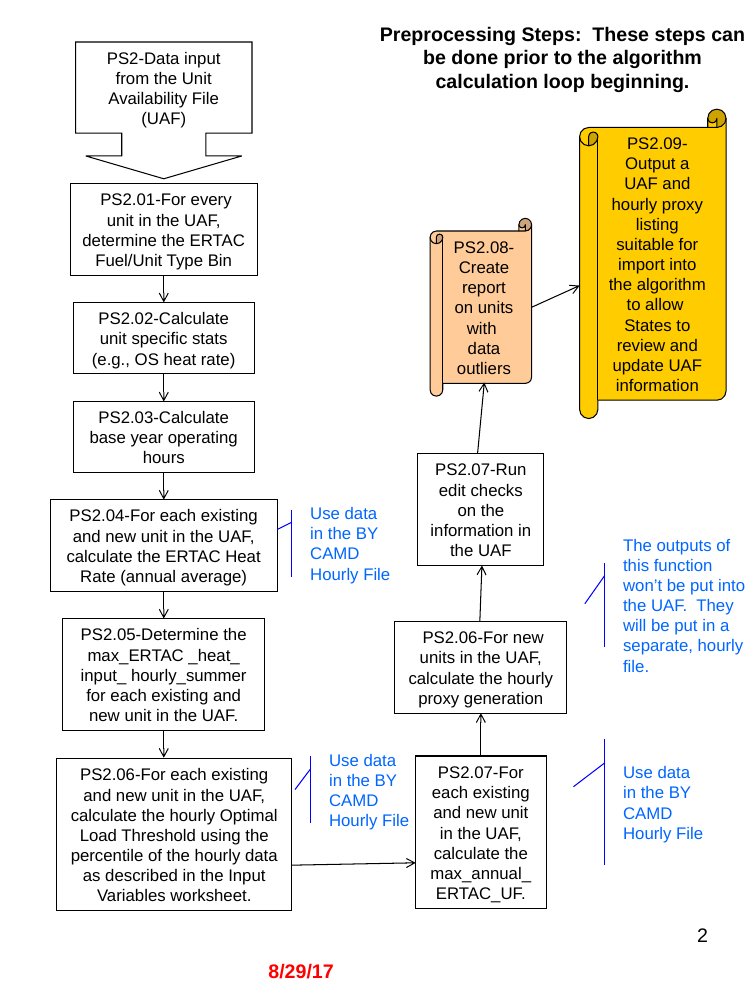
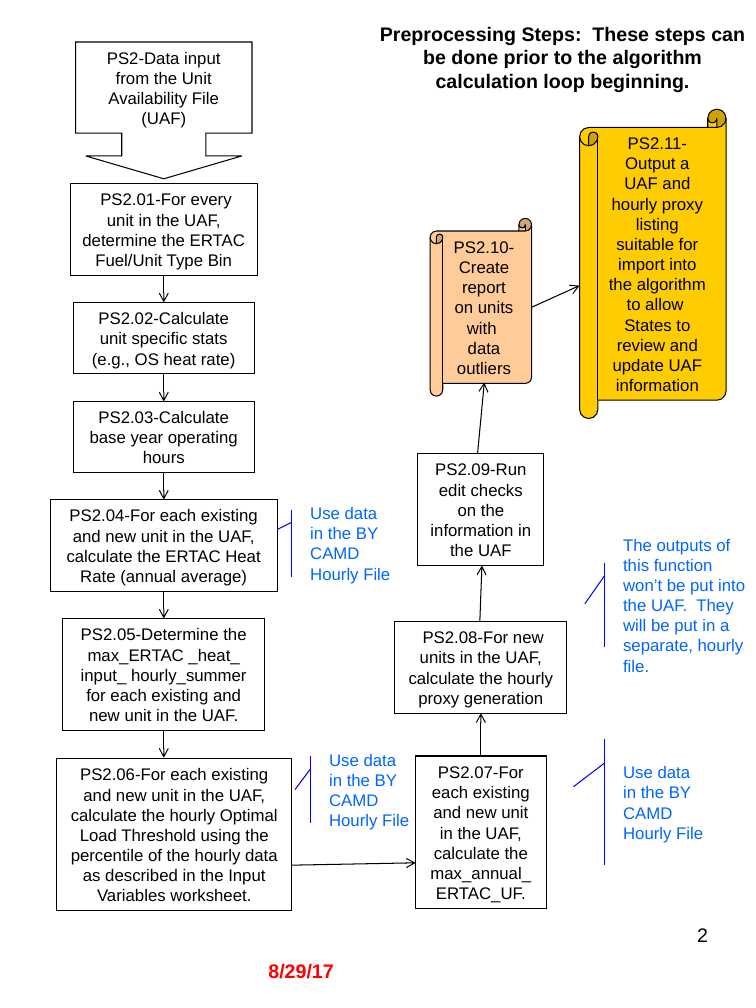
Before and after one commit to bukim1/ERTAC-EGU-Emission-Projection-Tool, a slide deck: slide 2 of Documentation/Code Documentation/ERTAC Documentation - v2.1.1/Design Documents/ERTAC Implementation - v2.1.1.pptx. Drawn at 756x1008 pixels with LibreOffice and Linux fonts; fonts in the diff are those of the drawing. Boxes give left, top, right and bottom in pixels: in the first picture for what was removed or moved away, otherwise in the second. Text is boxed around its words. In the diff, an @@ line names an element or a change of style, - is before the commit and + after.

```diff
--- a/Documentation/Code Documentation/ERTAC Documentation - v2.1.1/Design Documents/ERTAC Implementation - v2.1.1.pptx
+++ b/Documentation/Code Documentation/ERTAC Documentation - v2.1.1/Design Documents/ERTAC Implementation - v2.1.1.pptx
@@ text in horizontal scroll at bbox=[609, 137, 706, 391]: text changed @@
-PS2.09-Output a UAF and hourly proxy listing suitable for import into the algorithm to allow States to review and update UAF information
+PS2.11-Output a UAF and hourly proxy listing suitable for import into the algorithm to allow States to review and update UAF information
@@ text in horizontal scroll at bbox=[454, 241, 515, 374]: text changed @@
-PS2.08-Create report on units with data outliers
+PS2.10-Create report on units with data outliers
@@ text in rectangle at bbox=[430, 463, 531, 556]: text changed @@
-PS2.07-Run edit checks on the information in the UAF
+PS2.09-Run edit checks on the information in the UAF
@@ text in rectangle at bbox=[409, 631, 553, 708]: text changed @@
-PS2.06-For new units in the UAF, calculate the hourly proxy generation
+PS2.08-For new units in the UAF, calculate the hourly proxy generation
```
Also in this commit, not shown: 3 other slides changed, 3 other files.
